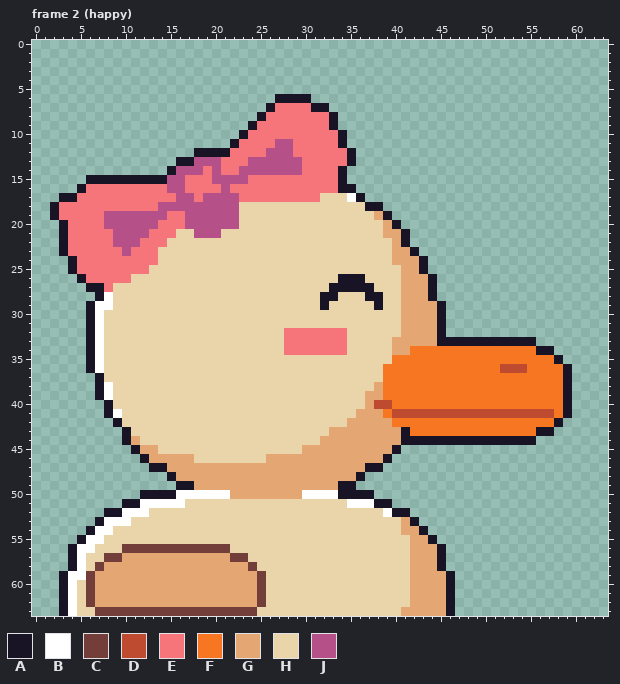
Pixel-art file, stored at art/duck/portrait-duck.aseprite. This is how it looked before the edit.
64x64 pixels, 3 frames. Shown: frame 2 (happy). The commit also changed other frames, which this record leaves out.
Palette (. is transparent): A #181425  B #ffffff  C #733e39  D #be4a2f  E #f6757a  F #f77622  G #e4a672  H #ead4aa  J #b55088
Pixels before, frame 2 (happy) (only the part around the change), first column x 31:
29 HAHHHHHAHHGGGGA..................
30 HHHHHHHHHHGGGGA..................
31 HHHHHHHHHHGGGGA..................
32 EEEEHHHHHHGGGGA..................
33 EEEEHHHHHGGGGGAAAAAAAAAAA........
34 EEEEHHHHHGGFFFFFFFFFFFFFFAA......
35 HHHHHHHHHFFFFFFFFFFFFFFFFFFA.....
36 HHHHHHHHFFFFFFFFFFFFFDDDFFFFA....
37 HHHHHHHHFFFFFFFFFFFFFFFFFFFFA....
38 HHHHHHHGFFFFFFFFFFFFFFFFFFFFA....
39 HHHHHHGGFFFFFFFFFFFFFFFFFFFFA....
40 HHHHHHGDDFFFFFFFFFFFFFFFFFFFA....
41 HHHHHGGGFDDDDDDDDDDDDDDDDDDFA....
42 HHHHGGGGGFFFFFFFFFFFFFFFFFFA.....
43 HHGGGGGGGGAFFFFFFFFFFFFFFAA......
44 HGGGGGGGGGAAAAAAAAAAAAAAA........
45 GGGGGGGGGA.......................
46 GGGGGGGGA........................
47 GGGGGGAA.........................
48 GGGGGA...........................
49 GGGAA............................
50 BBBAAAA..........................
The result:
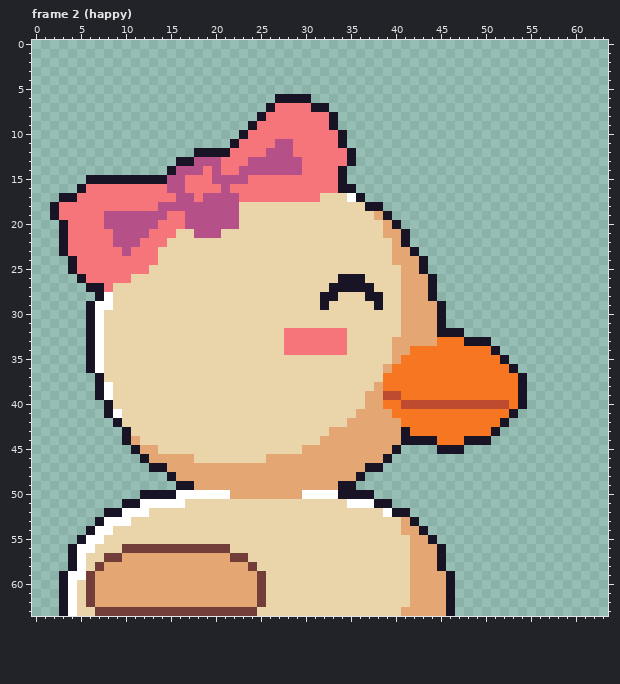
From old to new:
Changed rows in their new state; - is an unchanged pixel.
Frame 2 (happy):
first column x 38:
32 --------AA------------
33 -------FFF---.....----
34 -------------A......--
35 --G-----------A......-
36 -G------------FA......
37 ----------------A.....
38 ----------------A.....
39 -DD-------------A.....
40 GF-DDDDDDDDDDDD-A.....
41 -GFFFFFFFFFFFFFA......
42 --G-----------A......-
43 -------------A......--
44 -------FFF---.....----
45 -------AAA------------
